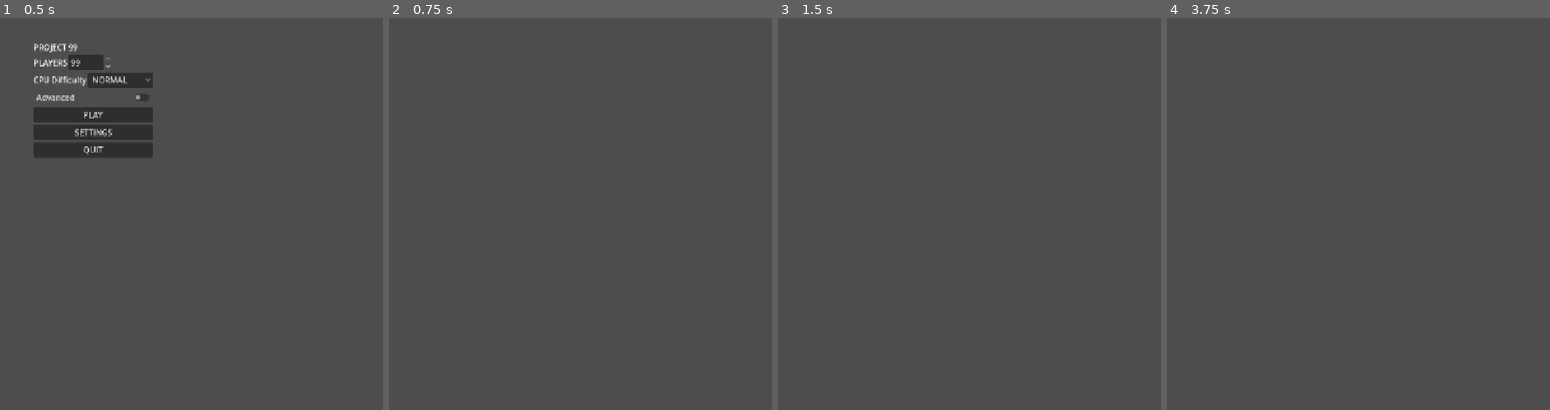
Above: before the commit, frames 1-4 (left to right).
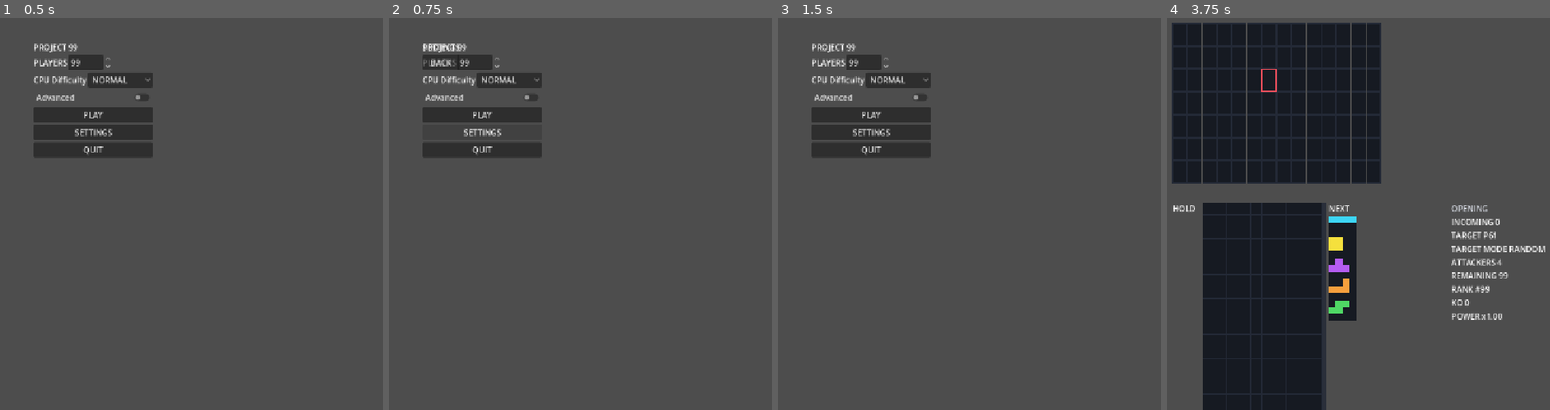
Above: after the commit, the same moments.

Repository: harry2480/personal-survivor-99
Game: Godot game, scene res://scenes/boot/boot.tscn
The game is run twice, just before and just after one commit, with the same random seed, the same clock (stepped at 60 frames per second) and the same inputs.
Inputs (mouse positions are in pixels of both pictures, inside the frame that each line leads up to):
- Up to frame 1 (0.5 s): no input
- Up to frame 2 (0.75 s): click "SETTINGS" at 0.5 s
- Up to frame 3 (1.5 s): click (831, 61) at 1.25 s, where only the run after the commit has a clickable "BACK"
- Up to frame 4 (3.75 s): click (1285, 80) at 2 s, where only the run after the commit has a clickable "NORMAL"; click (1285, 80) at 2.75 s, where only the run after the commit has a clickable "NORMAL"; click (1258, 116) at 3.5 s, where only the run after the commit has a clickable "PLAY"

Frame 1 is identical in both runs. In frame 2, 4.1% of the frame differs, in the area x 8-40%, y 6-36%; in frame 3, 4.9%; in frame 4, 42%, in the area x 1-99%, y 1-100%.

Commit message:
fix: CodeRabbit の指摘（Settings への遷移が SceneRouter を通らない）に対応する
Main Menu と Pause から get_tree().change_scene_to_file() で Settings を
開いていたため、current_state と Scene が食い違い、Pause からは Battle が
破棄されて戻れなくなっていた。

Game State（要件定義 §109）には Settings が無いので、SceneRouter に
open_settings / close_settings を足し、状態も Scene も変えずに今の画面の
上へ重ねて開く。閉じれば Main Menu / Pause 中の Battle へそのまま戻る。
Settings を開いている間は、下の画面へ操作を渡さない。

Co-Authored-By: Claude Opus 5.5 (1M context) <noreply@anthropic.com>

Diff:
--- a/scenes/battle/battle.gd
+++ b/scenes/battle/battle.gd
@@ -162,10 +162,27 @@
 		PauseMenu.Action.RESTART:
 			SceneRouter.restart_battle()
 		PauseMenu.Action.SETTINGS:
-			# Settings の中身は #52。ここでは開く口だけ用意しておく。
-			get_tree().change_scene_to_file("res://scenes/settings/settings.tscn")
+			_open_settings()
 		PauseMenu.Action.QUIT_TO_MENU:
 			SceneRouter.quit_to_menu()
+
+
+## Settings を Battle の上に重ねて開く（要件定義 §96）。
+##
+## Scene を切り替えると Battle が破棄されるので、Pause したまま重ねる。
+## 閉じたら Pause メニューへ戻る。
+func _open_settings() -> void:
+	var overlay: Node = SceneRouter.open_settings(self)
+	if overlay == null:
+		return
+	_pause_menu.visible = false
+	if not overlay.tree_exited.is_connected(_on_settings_closed):
+		overlay.tree_exited.connect(_on_settings_closed)
+
+
+func _on_settings_closed() -> void:
+	if _pause_menu != null and is_inside_tree():
+		_pause_menu.visible = _paused
 
 
 func _on_battle_finished() -> void:
@@ -190,6 +207,10 @@
 
 
 func _on_command_pressed(command: GameCommand.Command) -> void:
+	# Settings を開いている間は、下の Battle へ操作を渡さない。
+	if SceneRouter.is_settings_open():
+		return
+
 	var session: PuzzleSession = _viewer_session()
 	if session == null:
 		return
--- a/scenes/main_menu/main_menu.gd
+++ b/scenes/main_menu/main_menu.gd
@@ -44,6 +44,9 @@
 
 
 func _unhandled_input(event: InputEvent) -> void:
+	# Settings を開いている間は、下の Main Menu で Play を始めない。
+	if SceneRouter.is_settings_open():
+		return
 	if event.is_action_pressed(START_ACTION, false, true):
 		get_viewport().set_input_as_handled()
 		_on_play_pressed()
@@ -101,8 +104,8 @@
 
 
 func _on_settings_pressed() -> void:
-	# Settings 画面の中身は #52。ここでは遷移だけ用意しておく。
-	get_tree().change_scene_to_file("res://scenes/settings/settings.tscn")
+	# Settings の中身は #52。状態は MAIN_MENU のまま、この画面の上に重ねる。
+	SceneRouter.open_settings(self)
 
 
 func _on_quit_pressed() -> void:
--- a/scenes/scene_router.gd
+++ b/scenes/scene_router.gd
@@ -24,6 +24,10 @@
 	GameState.State.PLAYING: "res://scenes/battle/battle.tscn",
 	GameState.State.RESULT: "res://scenes/result/result.tscn",
 }
+
+## Settings 画面（要件定義 §107）。Game State（§109）には Settings が無いので、
+## 状態も Scene も切り替えず、今の画面の上に重ねて開く。
+const SETTINGS_SCENE_PATH: String = "res://scenes/settings/settings.tscn"
 
 ## 許される遷移（要件定義 §109）。
 ##
@@ -45,6 +49,7 @@
 
 var _current_scene_path: String = ""
 var _battle_setup: BattleSetup = BattleSetup.create_default()
+var _settings_overlay: Node
 
 
 ## その遷移が許されているかを返す（要件定義 §109）。
@@ -100,6 +105,40 @@
 		change_state(GameState.State.PAUSED)
 	elif not paused and current_state == GameState.State.PAUSED:
 		change_state(GameState.State.PLAYING)
+
+
+## Settings を [param host] の上に重ねて開く（要件定義 §94 / §96 / §107）。
+##
+## Main Menu からも Pause からも使う。[member current_state] と今の Scene は
+## そのまま残るので、閉じれば元の画面（Pause 中の Battle を含む）へ戻れる。
+## 既に開いていれば、それを返す。
+func open_settings(host: Node) -> Node:
+	if is_settings_open():
+		return _settings_overlay
+	if host == null:
+		push_warning("Settings を重ねる画面がありません")
+		return null
+
+	_settings_overlay = load(SETTINGS_SCENE_PATH).instantiate()
+	host.add_child(_settings_overlay)
+	return _settings_overlay
+
+
+## 開いている Settings を閉じる。
+func close_settings() -> void:
+	if not is_settings_open():
+		return
+	_settings_overlay.queue_free()
+	_settings_overlay = null
+
+
+## Settings が開いているかを返す。
+func is_settings_open() -> bool:
+	return (
+		is_instance_valid(_settings_overlay)
+		and _settings_overlay.is_inside_tree()
+		and not _settings_overlay.is_queued_for_deletion()
+	)
 
 
 ## Battle の決着を伝える（要件定義 §109）。
--- a/scenes/settings/settings.gd
+++ b/scenes/settings/settings.gd
@@ -1,3 +1,37 @@
 extends Control
 
 ## Settings 画面の骨格。設定項目と永続化は Phase 9（#52）で実装する。
+##
+## [SceneRouter] が今の画面（Main Menu / Pause 中の Battle）の上に重ねて開く。
+## 閉じるのも [SceneRouter] を通し、Game State は変えない（要件定義 §107 / §109）。
+
+## 閉じるときに使う Action。
+const CLOSE_ACTION: StringName = &"ui_cancel"
+
+
+func _ready() -> void:
+	var root := VBoxContainer.new()
+	root.name = "Menu"
+	root.position = Vector2(80.0, 60.0)
+	add_child(root)
+
+	var title := Label.new()
+	title.text = "SETTINGS"
+	root.add_child(title)
+
+	var back := Button.new()
+	back.name = "BackButton"
+	back.text = "BACK"
+	back.pressed.connect(close)
+	root.add_child(back)
+
+
+func _unhandled_input(event: InputEvent) -> void:
+	if event.is_action_pressed(CLOSE_ACTION, false, true):
+		get_viewport().set_input_as_handled()
+		close()
+
+
+## 閉じて元の画面へ戻る。
+func close() -> void:
+	SceneRouter.close_settings()
--- a/tests/integration/test_game_state_flow.gd
+++ b/tests/integration/test_game_state_flow.gd
@@ -6,6 +6,7 @@
 ## 繰り返しても状態が壊れないことを見る（#51 の完了条件）。
 
 const MAIN_MENU := preload("res://scenes/main_menu/main_menu.tscn")
+const BATTLE := preload("res://scenes/battle/battle.tscn")
 
 
 func before_each() -> void:
@@ -15,6 +16,7 @@
 
 
 func after_each() -> void:
+	SceneRouter.close_settings()
 	SceneRouter.current_state = GameState.State.MAIN_MENU
 
 
@@ -138,6 +140,64 @@
 	assert_eq(selected, [PauseMenu.Action.RESTART] as Array[int], "選ばれた項目を伝える")
 
 
+# --- Settings（要件定義 §94 / §96 / §107） ---------------------------------
+
+
+func test_settings_from_the_menu_keeps_the_state() -> void:
+	var menu: Control = MAIN_MENU.instantiate()
+	add_child_autofree(menu)
+
+	menu._on_settings_pressed()
+
+	assert_true(SceneRouter.is_settings_open(), "Settings が開く")
+	assert_eq(SceneRouter.current_state, GameState.State.MAIN_MENU, "状態は MAIN_MENU のまま")
+	assert_true(is_instance_valid(menu) and menu.is_inside_tree(), "Main Menu は残る")
+
+	SceneRouter.close_settings()
+	await wait_frames(1)
+
+	assert_false(SceneRouter.is_settings_open(), "閉じると Main Menu へ戻る")
+	assert_eq(menu.get_child_count(), 1, "Settings は取り除かれる")
+
+
+func test_settings_from_pause_keeps_the_battle() -> void:
+	var setup: BattleSetup = BattleSetup.create_default()
+	setup.player_count = 2
+	SceneRouter.set_battle_setup(setup)
+	SceneRouter.current_state = GameState.State.PLAYING
+	var battle: Node = BATTLE.instantiate()
+	add_child_autofree(battle)
+	battle.set_paused(true)
+
+	battle.get_pause_menu().select(PauseMenu.Action.SETTINGS)
+
+	assert_true(SceneRouter.is_settings_open(), "Settings が開く")
+	assert_eq(SceneRouter.current_state, GameState.State.PAUSED, "状態は PAUSED のまま")
+	assert_true(is_instance_valid(battle) and battle.is_inside_tree(), "Battle は破棄されない")
+	assert_true(battle.is_paused(), "Pause したまま")
+	assert_false(battle.get_pause_menu().visible, "Pause メニューは Settings の下に隠す")
+
+	SceneRouter.close_settings()
+	await wait_frames(1)
+
+	assert_false(SceneRouter.is_settings_open(), "閉じられる")
+	assert_true(battle.get_pause_menu().visible, "Pause メニューへ戻る")
+
+	battle.get_pause_menu().select(PauseMenu.Action.RESUME)
+
+	assert_eq(SceneRouter.current_state, GameState.State.PLAYING, "そのまま再開できる")
+
+
+func test_opening_settings_twice_keeps_one() -> void:
+	var menu: Control = MAIN_MENU.instantiate()
+	add_child_autofree(menu)
+
+	var first: Node = SceneRouter.open_settings(menu)
+	var second: Node = SceneRouter.open_settings(menu)
+
+	assert_same(second, first, "二重には開かない")
+
+
 # --- Restart / Quit to Menu（要件定義 §96） ---------------------------------
 
 
